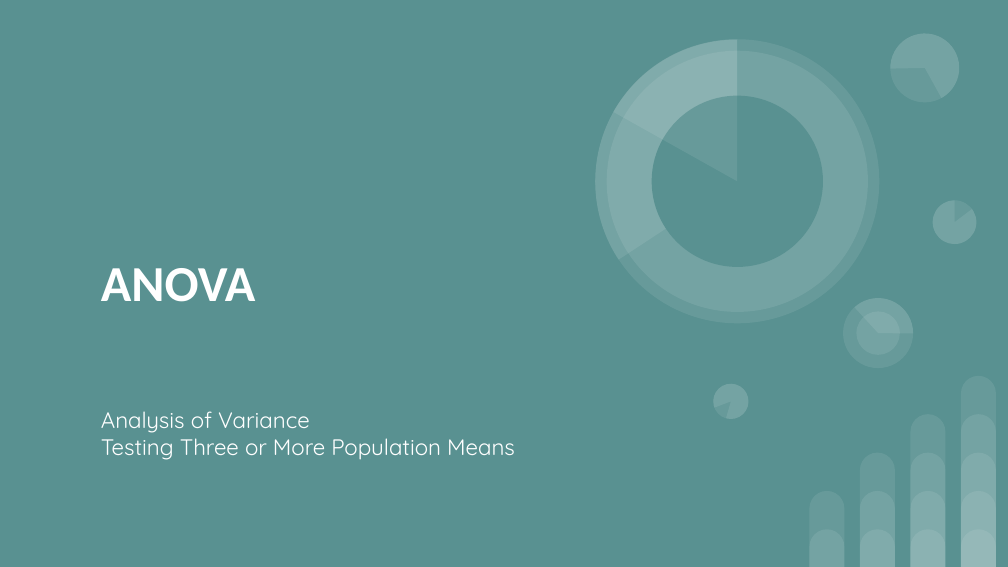
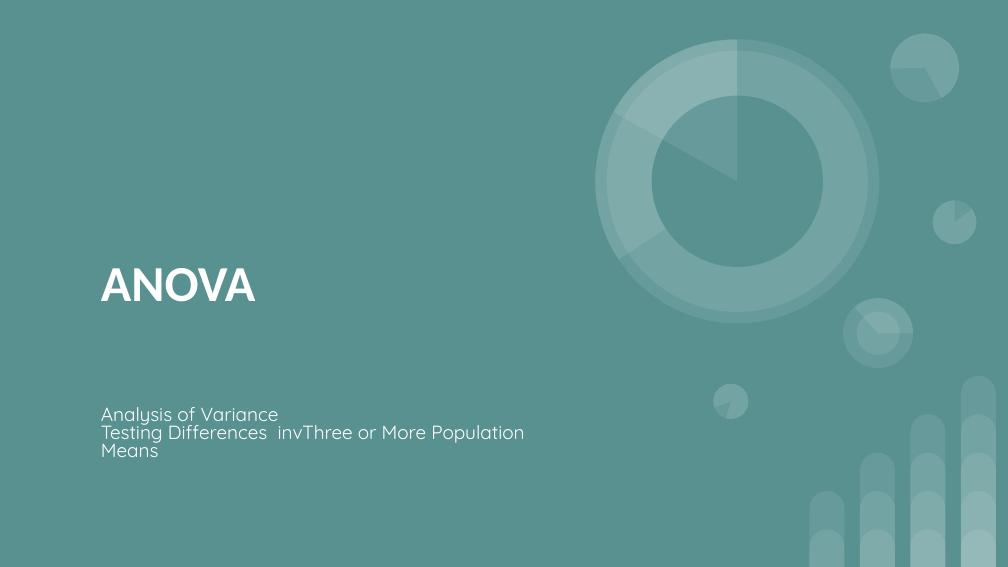
Before and after one commit to rjwrobel86/applied-business-statistics, a slide deck: slide 1 of course-materials/slides/ANOVA.pptx. Drawn at 1008x567 pixels with LibreOffice and Linux fonts; fonts in the diff are those of the drawing. Boxes give left, top, right and bottom in pixels: in the first picture for what was removed or moved away, otherwise in the second. Text is boxed around its words. In the diff, an @@ line names an element or a change of style, - is before the commit and + after.

```diff
--- a/course-materials/slides/ANOVA.pptx
+++ b/course-materials/slides/ANOVA.pptx
@@ subtitle at (101,419,524,457): text changed; size 16 to 13.6 pt @@
-Testing Three or More Population Means
+Testing Differences invThree or More Population Means
@@ subtitle at (101,407,279,427): size 16 to 13.6 pt in "Analysis of Variance"; line spacing 1 to 0.8 @@
```
Also in this commit, not shown: 17 other slides changed, 2 slides added, 1 slide removed, 6 other files.
